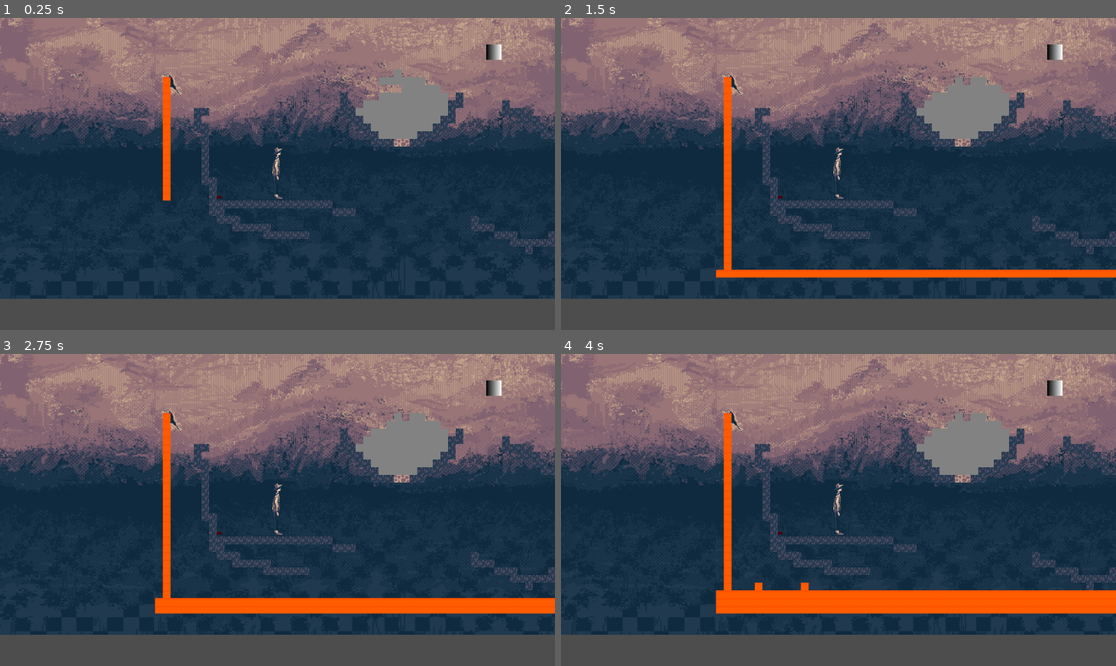
Above: before the commit, frames 1-4 (two rows, left to right).
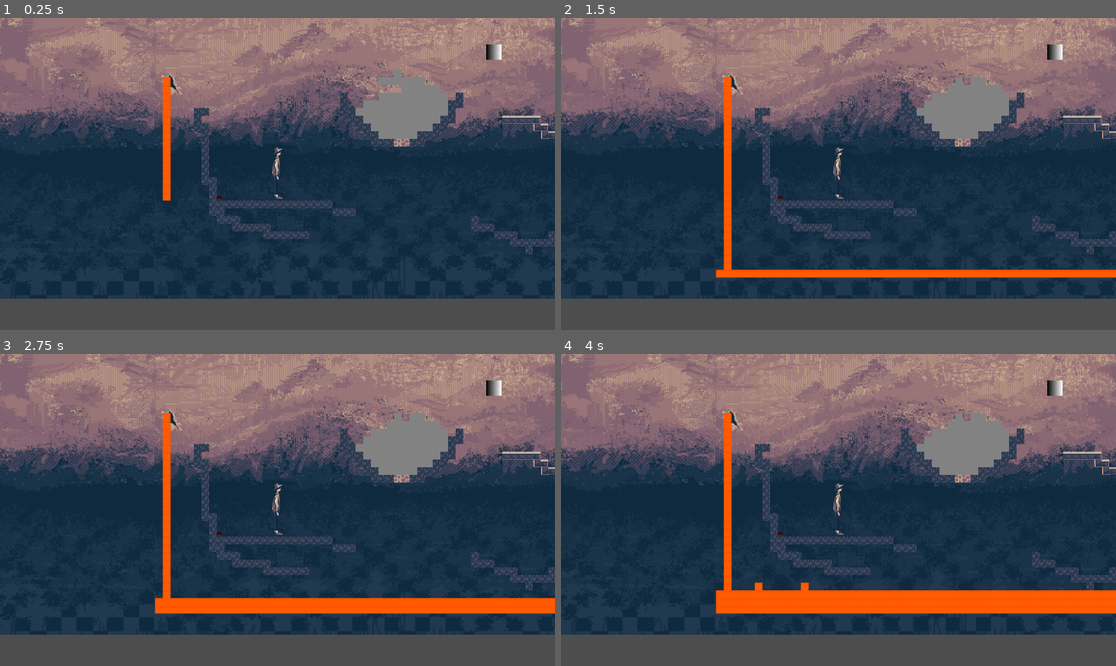
Above: after the commit, the same moments.

Repository: hellomynameisren/ludumdare
Game: Godot game, scene res://liquid/levels/test_level3.tscn
Same seed, same stepped clock (60 frames per second), same inputs: the game is played once before the commit and once after it. This scene is started directly instead of the project's main scene.
Inputs:
- Up to frame 1 (0.25 s): no input
- Up to frame 2 (1.5 s): no input
- Up to frame 3 (2.75 s): no input
- Up to frame 4 (4 s): no input

The runs differ from the first frame. In frame 1, 0.3% of the frame differs, in the area x 90-100%, y 26-39%; in frame 2, 0.3%; in frame 3, 0.3%; in frame 4, 0.3%.

Commit message:
tile platform

Diff:
--- a/liquid/levels/test_level3.tscn
+++ b/liquid/levels/test_level3.tscn
@@ -27,7 +27,7 @@
 [node name="TileMap" type="TileMap" parent="." index="6"]
 tile_set = ExtResource("6_opus6")
 format = 2
-layer_0/tile_data = PackedInt32Array(917505, 1, 0, 1179654,  …(2473 unchanged characters)… 5, 0, 0, 1572926, 0, 0, 1507390, 0, 0, 1114157, 0, 0, 1179693, 0, 0, 1179694, 0, 0, 1179695, 0, 0, 1245231, 0, 0, 1245232, 0, 0, 1245233, 0, 0, 1310769, 0, 0, 1310770, 0, 0, 1376306, 0, 0, 1376307, 0, 0, 1048602, 3, 0, 1114138, 3, 0, 1179674, 3, 0, 1310748, 3, 0, 1310749, 3, 0, 1310750, 3, 0, 1376285, 3, 0, 1376286, 3, 0, 1376287, 3, 0, 1376288, 3, 0, 1376289, 3, 0, 1310754, 3, 0, 1310755, 3, 0, 1245220, 3, 0, 1179685, 3, 0, 1048610, 3, 0, 1114148, 3, 0, 1179677, 3, 0, 1114140, 3, 0, 1966089, 0, 0, 1966088, 0, 0)
+layer_0/tile_data = PackedInt32Array(917505, 1, 0, 1179654,  …(2473 unchanged characters)… 5, 0, 0, 1572926, 0, 0, 1507390, 0, 0, 1245231, 851968, 2, 1245232, 851968, 2, 1245233, 720896, 2, 1310769, 786432, 2, 1310770, 720896, 2, 1376306, 786432, 2, 1376307, 1310720, 1, 1048602, 3, 0, 1114138, 3, 0, 1179674, 3, 0, 1310748, 3, 0, 1310749, 3, 0, 1310750, 3, 0, 1376285, 3, 0, 1376286, 3, 0, 1376287, 3, 0, 1376288, 3, 0, 1376289, 3, 0, 1310754, 3, 0, 1310755, 3, 0, 1245220, 3, 0, 1179685, 3, 0, 1048610, 3, 0, 1114148, 3, 0, 1179677, 3, 0, 1114140, 3, 0, 1966089, 0, 0, 1966088, 0, 0, 1245230, 851968, 2, 1245229, 851968, 2)
 
 [node name="FloorSwitch" parent="." index="7" instance=ExtResource("7_bxbrc")]
 position = Vector2(133, 467)
